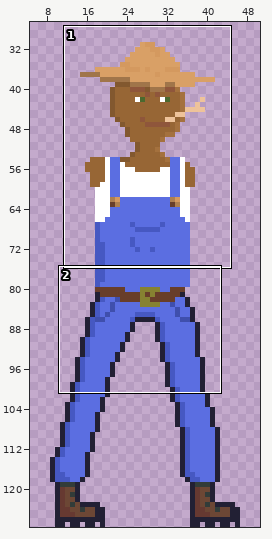
Pixel-art file -- Zombie/Assets/Textures/Sprites/Mexican.aseprite. Above: a wide view before the commit, with the close-up outlined.
Close-up. Before the edit:
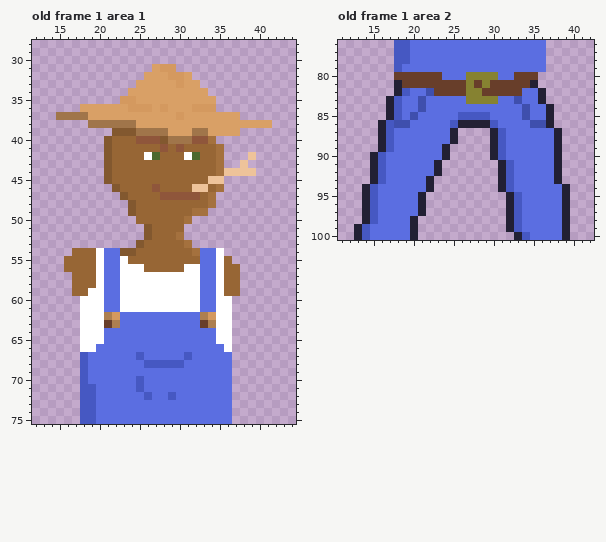
64x128 pixels, 1 frame. Shown: old frame 1 area 1: x 12..44, y 28..75; old frame 1 area 2: x 11..42, y 76..100. The wide view leaves out empty margins. The commit also changed other frames or places, which this record leaves out.
The result:
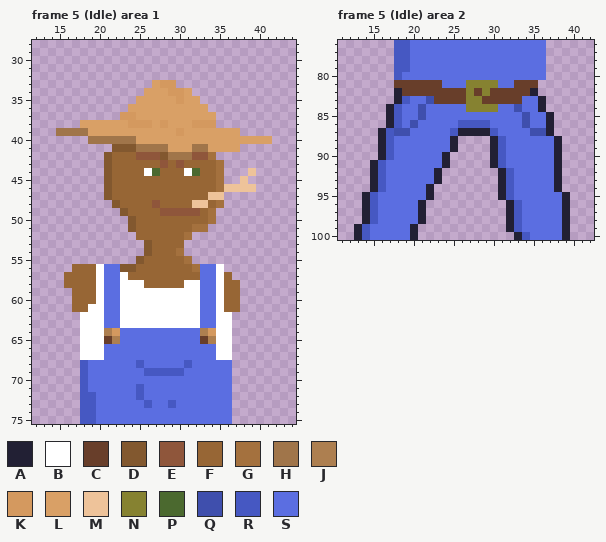
Palette (. is transparent): A #222034  B #ffffff  C #683e2a  D #82582f  E #8f563b  F #976635  G #a4713e  H #a0754a  J #ad7f50  K #d4995f  L #d9a066  M #eec39a  N #868231  P #4b692f  Q #3f4fad  R #4658c2  S #5b6ee1
A new or re-ordered frame is compared with the old frame closest to it.
Edits made:
frames 1 -> 12
Frame 5 (Idle) area 1 is new; against old frame 1:
y 31: x 27..29 LKK -> ...
y 32: x 26..31 LLLKKL -> ......
y 33: x 25..26 LL -> ..; x 28..32 LLKLL -> KK...
y 34: x 24..25 LL -> ..; x 29..30 LL -> KK; x 32..33 LL -> ..
y 35: x 23..24 KK -> ..; x 30 L -> K; x 33..34 LL -> ..
y 36: x 18..26 LLLLLLKKK -> ......LLL; x 28 K -> L; x 32..34 KKK -> LL.
y 37: x 15..24 HHHHLLLLLL -> ........KK; x 30 K -> L; x 35..37 LLL -> ...
y 38: x 18..26 .HHHHHHLL -> LLLLLLKKK; x 28 L -> K; x 32..41 LLLLLLLLLL -> KKK.......
y 39: x 15..28 .......DDDHHHH -> HHHHLLLLLLLLLL; x 30 L -> K; x 32..33 HH -> LL
y 40: x 19..41 ..DFFFEEEDHHHEEG....... -> HHHHHHLLLLLLLLLLLLLLLLL
y 41: x 21..37 DFFFFFFEFEFFFFG.. -> .DDDHHHHLLLHHLLLL
y 42: x 25..35 FBPFFFBPFFG -> EEEDHHHEEG.; x 39 M -> .
y 43: x 28 F -> E; x 30 F -> E; x 38 M -> .
y 44: x 26..27 FF -> BP; x 31..32 FF -> BP; x 36..38 MMM -> ...
y 45: x 34..35 MM -> FG; x 38 . -> M
y 46: x 21..22 .D -> DF; x 27 E -> F; x 32..33 MM -> FF; x 36..39 .... -> MMMM
y 47: x 21..23 ..D -> DFF; x 28..32 EEEEE -> FFFFF; x 34..35 G. -> MM
y 48: x 22..24 ..D -> DFF; x 27 F -> E; x 32..35 FFG. -> MMFG
y 49: x 23..24 .D -> DF; x 28..34 FFFFGG. -> EEEEEFG
y 50: x 24 . -> D; x 31..34 G... -> FFFG
y 51: x 24..26 ..D -> DFF; x 31..33 ... -> FGG
y 52: x 25..26 .D -> FF; x 30..31 G. -> FG
y 53: x 25..26 DF -> .D; x 31 G -> .
y 54: x 17..26 FFFBSSDDFF -> .........D; x 30..35 FFGSSB -> G.....
y 55: x 16..25 FFFFBSSBFF -> .........D; x 31..36 FFSSBF -> G.....
y 56: x 16 F -> .; x 23..25 BBB -> DDF; x 31..32 BB -> FG; x 36..37 FF -> ..
y 57: x 16 . -> F; x 24..32 BBBBBBBBB -> FFFFFFFFF; x 37 F -> .
y 58: x 16 . -> F; x 26..30 BBBBB -> FFFFF
y 59: x 19 B -> F
y 60: x 17..19 .BB -> FFF; x 36..37 B. -> FF
y 61: x 17..18 .B -> FF; x 36..37 B. -> FF
y 62: x 21..34 JKSSSSSSSSSSJK -> SSBBBBBBBBBBSS
y 63: x 21..34 CJSSSSSSSSSSCJ -> SSBBBBBBBBBBSS
y 64: x 21..22 SS -> JK; x 33..34 SS -> JK
y 65: x 21..22 SS -> CJ; x 33..34 SS -> CJ
y 66: x 20 S -> B; x 35 S -> B
y 67: x 18..20 RSS -> BBB; x 25 R -> S; x 31 R -> S; x 35..36 SS -> BB
y 68: x 25..31 SRRRRRS -> RSSSSSR
y 69: x 26..30 SSSSS -> RRRRR
y 70: x 25 R -> S
y 71: x 19 R -> S
y 72: x 25..26 SR -> RS; x 29 R -> S
y 73: x 26 S -> R; x 29 S -> R
Frame 5 (Idle) area 2 is new; against old frame 1:
y 79: x 19 S -> R
y 80: x 18..23 CCCCCC -> RSSSSS; x 27..30 NNNN -> SSSS; x 33..36 CCC. -> SSSS
y 81: x 18 A -> C; x 24..26 CCC -> SSS; x 28 C -> N; x 30..32 CCC -> NSS; x 35 A -> C
y 82: x 19..22 RSSQ -> CCCC; x 28..29 NC -> CN; x 34..36 SSA -> CA.
y 83: x 17..19 ARS -> .AR; x 21..26 QSSSSS -> SQCCCC; x 29..33 NNSSQ -> CCCCC
y 84: x 27..30 SSSS -> NNNN; x 33..34 SQ -> QS; x 36..37 SA -> A.
y 85: x 20..21 QS -> SQ; x 26..29 RRRR -> SSSS
y 86: x 16..20 ARQQS -> .ARSQ; x 25..30 RAAAAR -> SRRRRS; x 34..36 SQQ -> QSS
y 87: x 18..19 SS -> QQ; x 25..31 A....AR -> RAAAARS; x 35..38 SSSA -> QQA.
y 89: x 24..25 A. -> SA
y 90: x 15..17 ARS -> .AR
y 91: x 23..24 A. -> SA; x 30..32 .AR -> ARS
y 93: x 22..23 A. -> SA
y 94: x 14..16 ARS -> .AR; x 38..39 SA -> A.
y 95: x 21..22 A. -> SA; x 31..33 .AR -> ARS
y 98: x 20..21 A. -> SA
Where, in picture pixels (left, top, right, bottom), the same in both close-ups:
changed: (56, 64, 272, 408)
changed: (362, 64, 570, 224)
